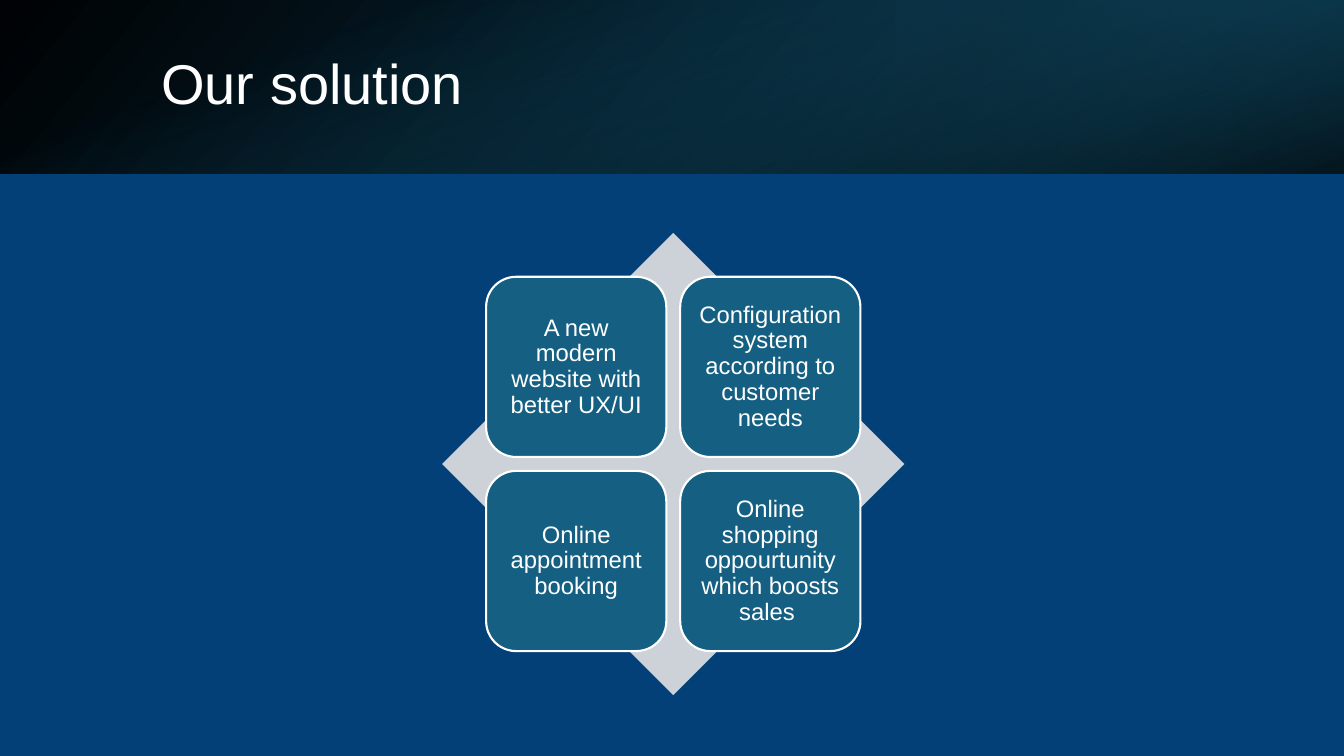
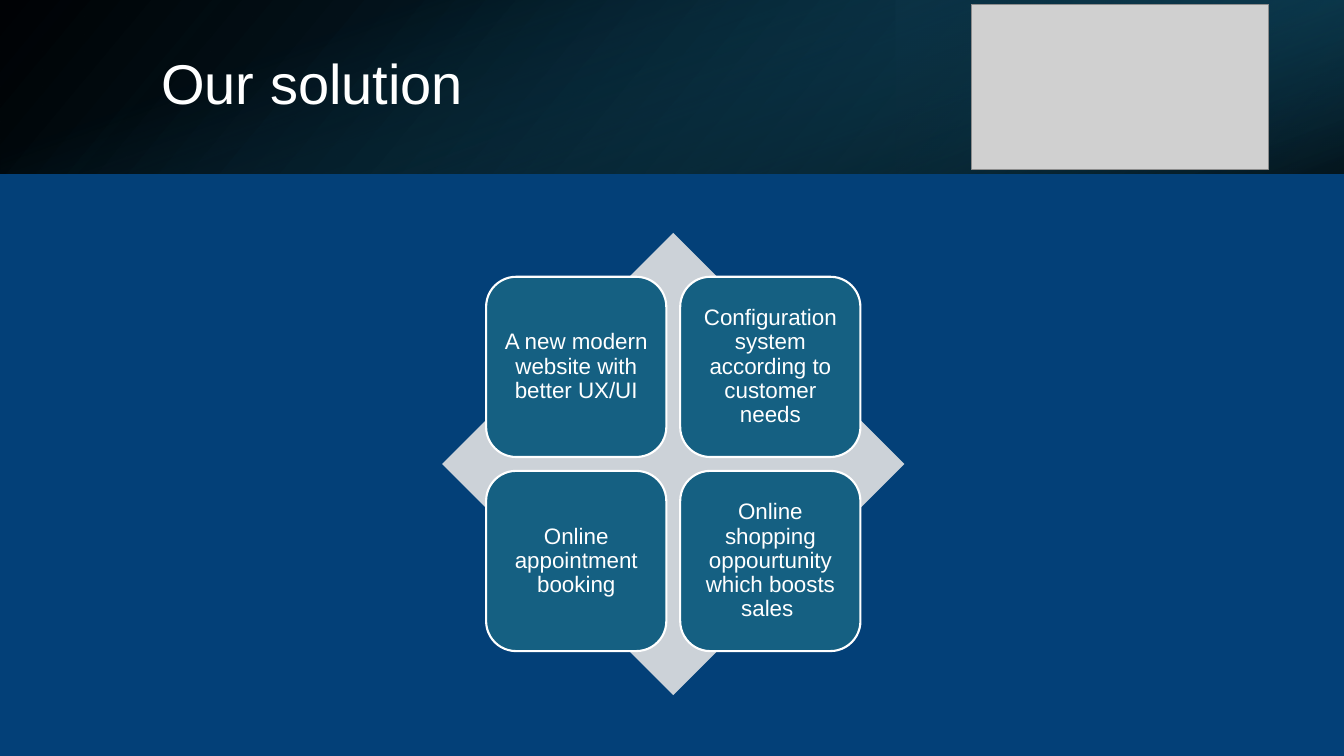
Before and after one commit to maggotstf2/mestermu, a slide deck: slide 4 of documentation/TORMA Biztonságtechnika.pptx. Drawn at 1344x756 pixels with LibreOffice and Linux fonts; fonts in the diff are those of the drawing; grey boxes stand for pictures. Boxes give left, top, right and bottom in pixels: in the first picture for what was removed or moved away, otherwise in the second. Text is boxed around its words. In the diff, an @@ line names an element or a change of style, - is before the commit and + after.

```diff
--- a/documentation/TORMA Biztonságtechnika.pptx
+++ b/documentation/TORMA Biztonságtechnika.pptx
@@ picture added at [972,4,1269,168] @@
@@ size 17 to 16 pt in 4 elements at [505,332,648,399], [704,308,837,423], [515,527,638,597], [706,502,835,617] @@
```
Also in this commit, not shown: 5 other slides changed, 1 other file.
